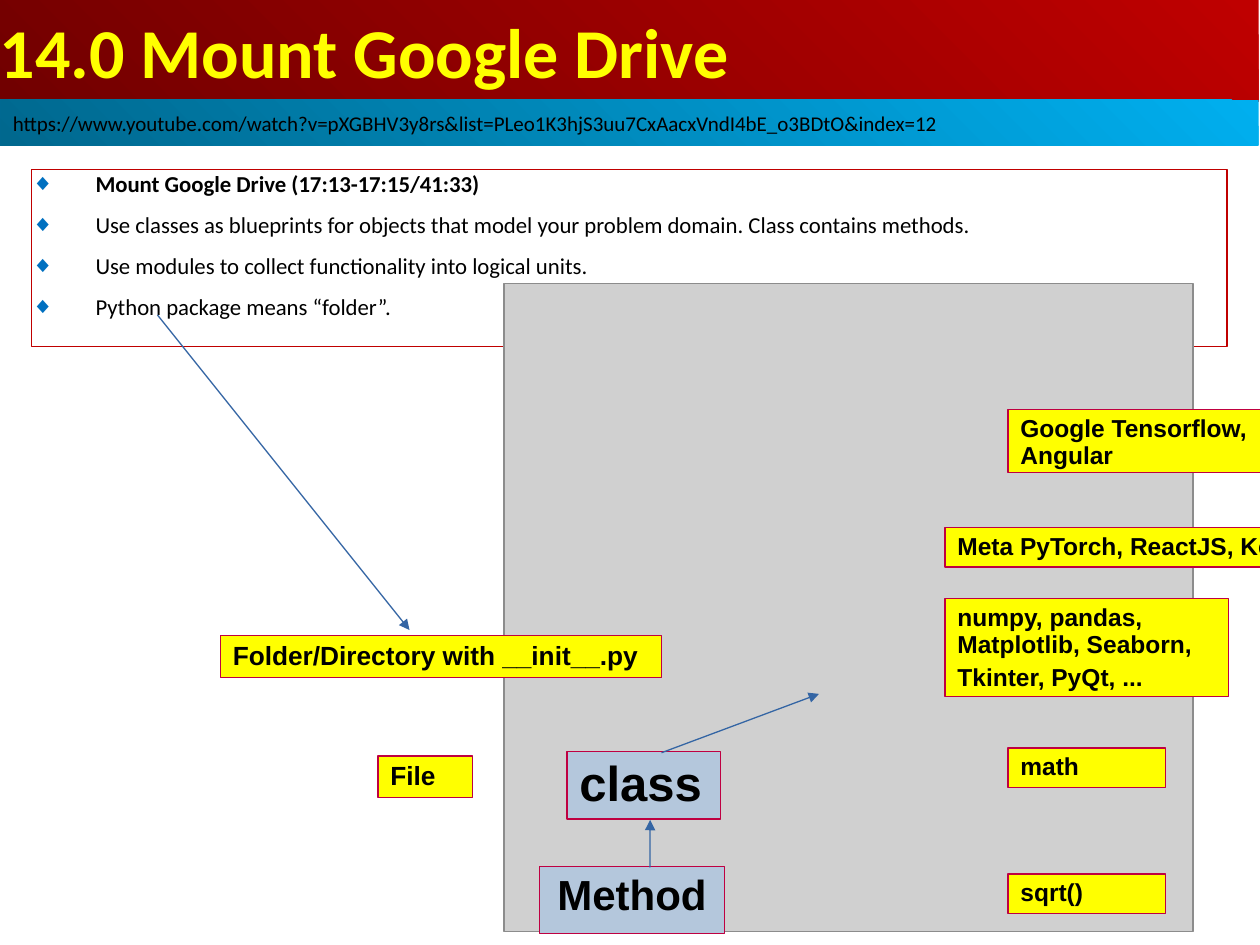
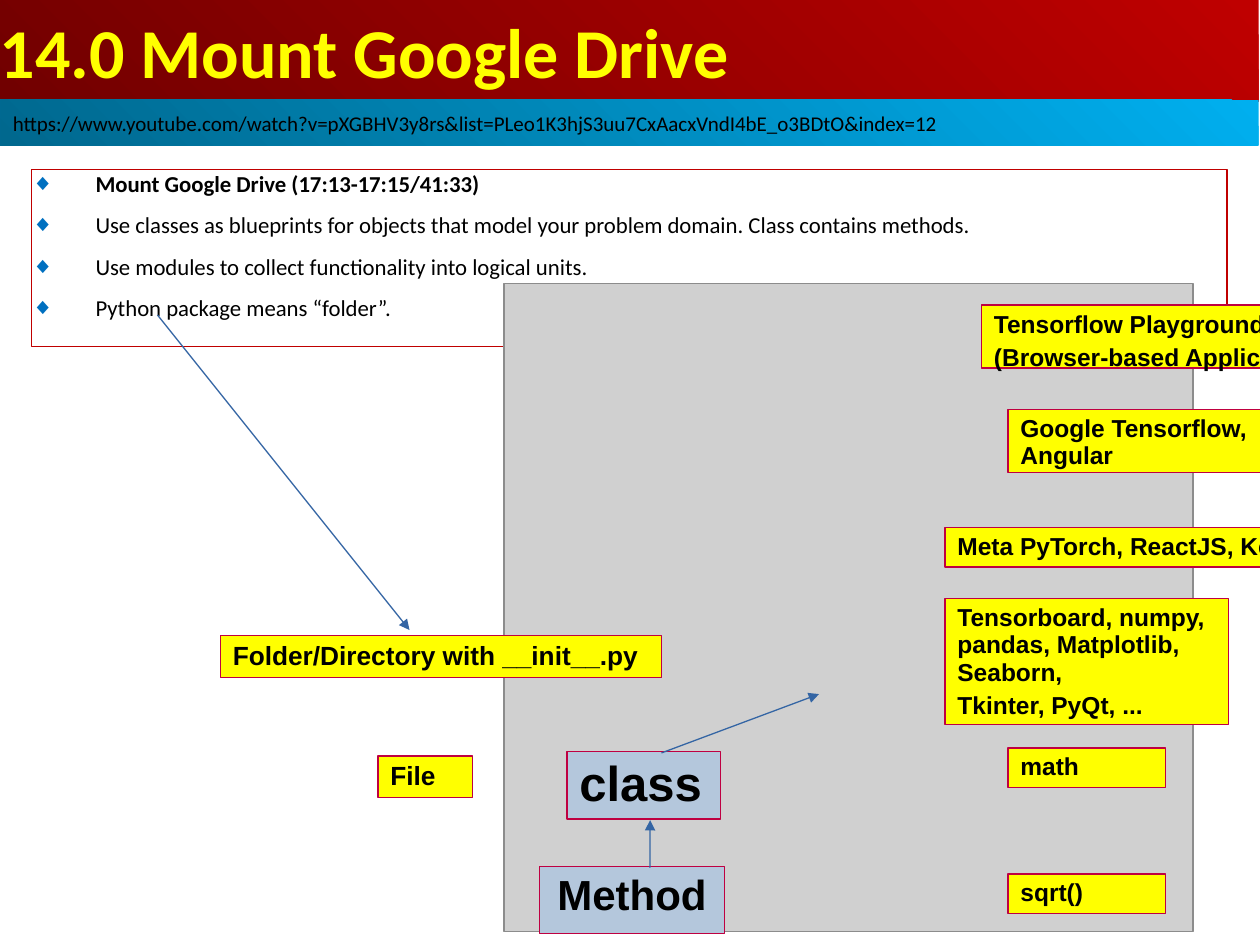
Before and after one commit to peterhchen/AIU_CS512_DL, a slide deck: slide 10 of 000_Lecture_Project/week05/01_Lecture/14.00_w04_review.ppt. Drawn at 1260x945 pixels with LibreOffice and Linux fonts; fonts in the diff are those of the drawing; grey boxes stand for pictures. Boxes give left, top, right and bottom in pixels: in the first picture for what was removed or moved away, otherwise in the second. Text is boxed around its words. In the diff, an @@ line names an element or a change of style, - is before the commit and + after.

```diff
--- a/000_Lecture_Project/week05/01_Lecture/14.00_w04_review.ppt
+++ b/000_Lecture_Project/week05/01_Lecture/14.00_w04_review.ppt
@@ rectangle added at box(982, 305, 1260, 368), fill #FFFF00, outline #BF0041 0.74 pt, 14 pt, text #000000, bold @@
+Tensorflow Playground
+(Browser-based Application)
@@ rectangle "Tensorboard, numpy, pandas, Matplotlib, Seaborn,": place and size @@
-rectangle "Tensorboard, numpy, pandas, Matplotlib, Seaborn," at box(945, 598, 1228, 697)
+rectangle "Tensorboard, numpy, pandas, Matplotlib, Seaborn," at box(945, 598, 1228, 724)
@@ text in rectangle at box(957, 608, 1204, 685): text changed @@
-numpy, pandas, Matplotlib, Seaborn,
+Tensorboard, numpy, pandas, Matplotlib, Seaborn,
```
Also in this commit, not shown: 2 other slides changed.
